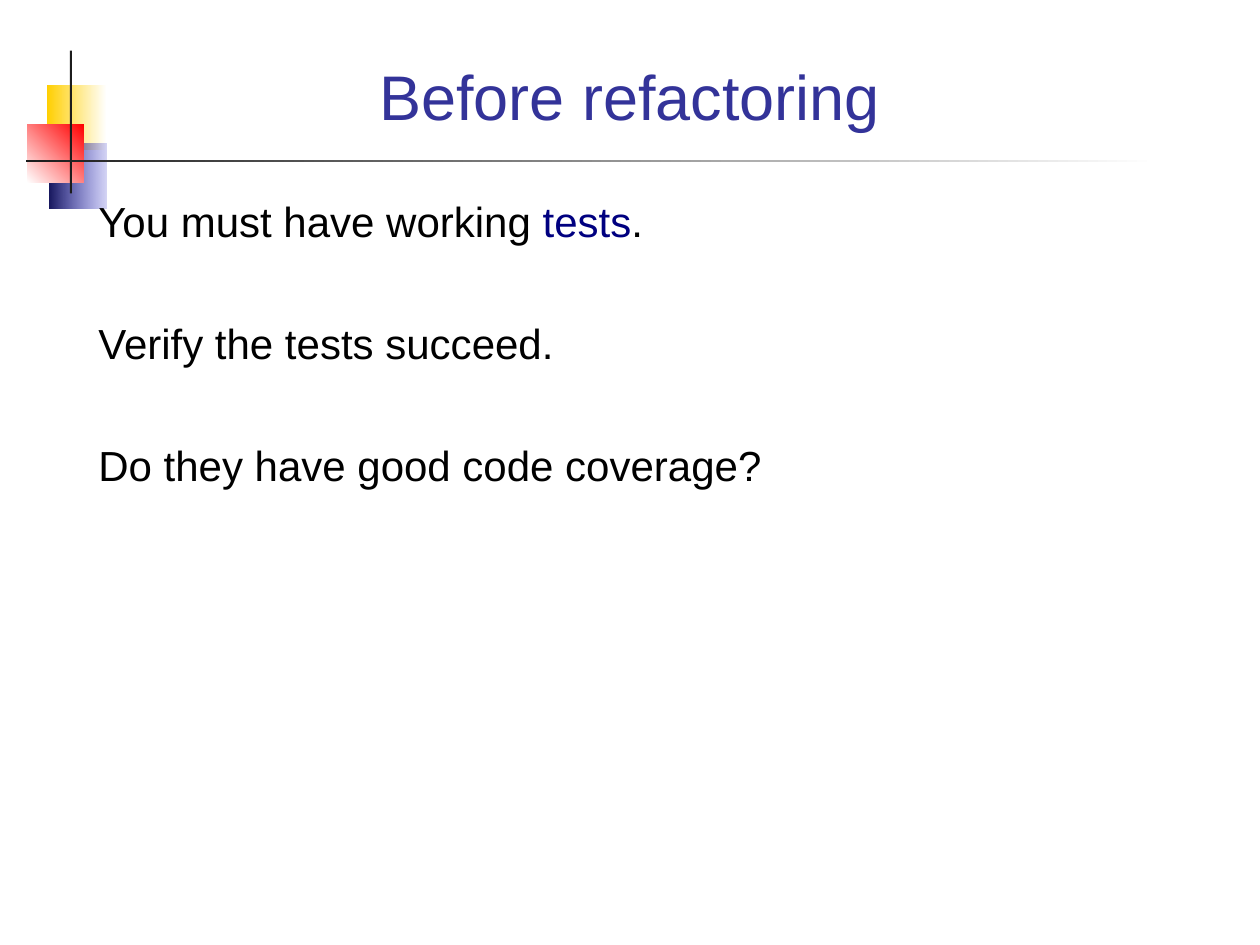
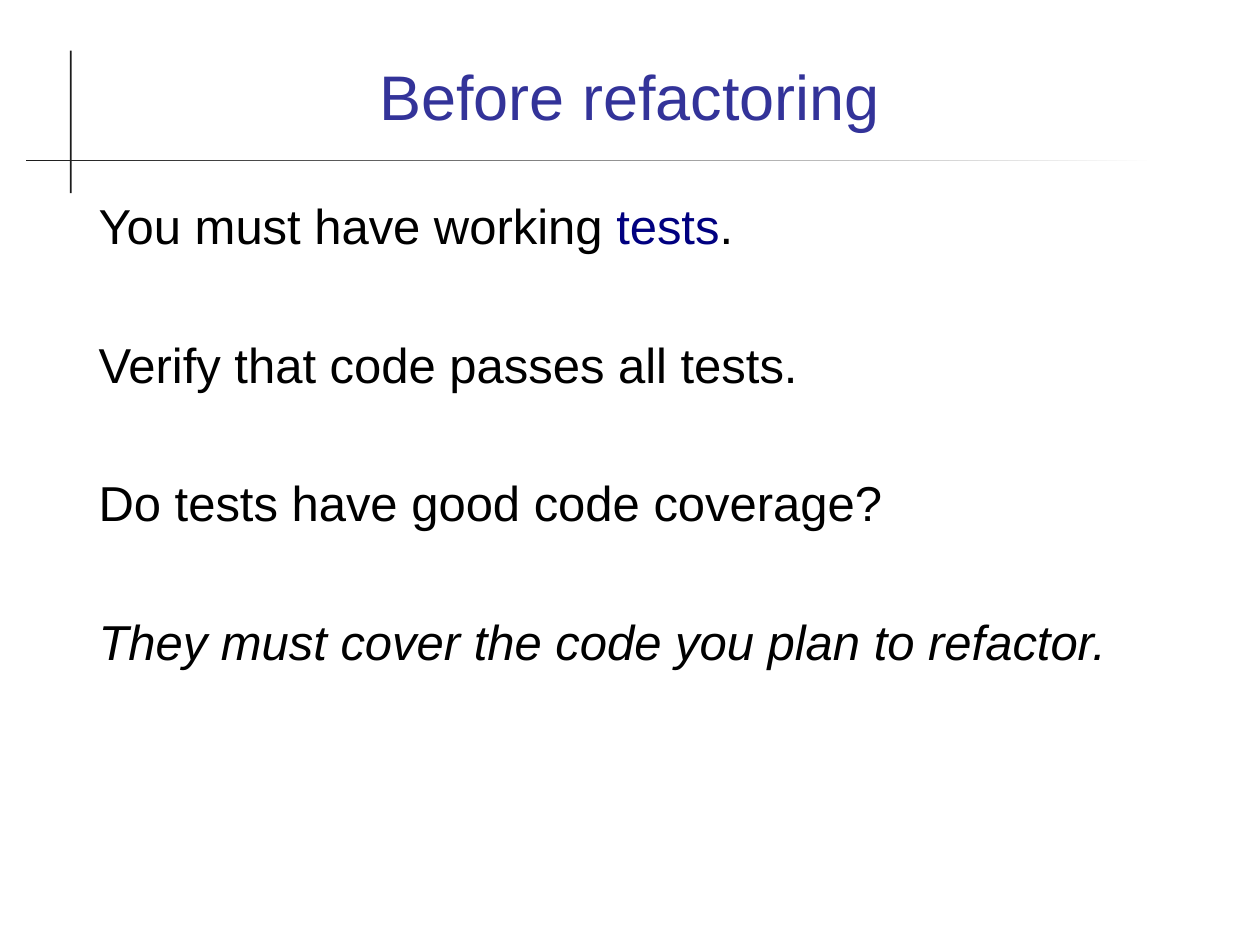
Before and after one commit to cpske/ISP, a slide deck: slide 14 of refactoring/Refactoring.ppt (slide 16 before the commit). Drawn at 1260x945 pixels with LibreOffice and Linux fonts; fonts in the diff are those of the drawing. Boxes give left, top, right and bottom in pixels: in the first picture for what was removed or moved away, otherwise in the second. Text is boxed around its words. In the diff, an @@ line names an element or a change of style, - is before the commit and + after.

Commit message:
update refactoring slides, minor change in agile assignment

```diff
--- a/refactoring/Refactoring.ppt
+++ b/refactoring/Refactoring.ppt
@@ rectangle removed at bbox=[47, 84, 106, 150] @@
@@ rectangle removed at bbox=[28, 125, 84, 183] @@
@@ rectangle removed at bbox=[49, 144, 106, 209] @@
@@ text at bbox=[99, 208, 733, 254]: size 24 to 28 pt in "You must have working tests." @@
@@ text at bbox=[99, 347, 1106, 670]: text changed; size 24 to 28 pt @@
-Verify the tests succeed.
-Do they have good code coverage?
+Verify that code passes all tests.
+Do tests have good code coverage?
+They must cover the code you plan to refactor.
```
Also in this commit, not shown: 27 other slides changed, 9 other files.
